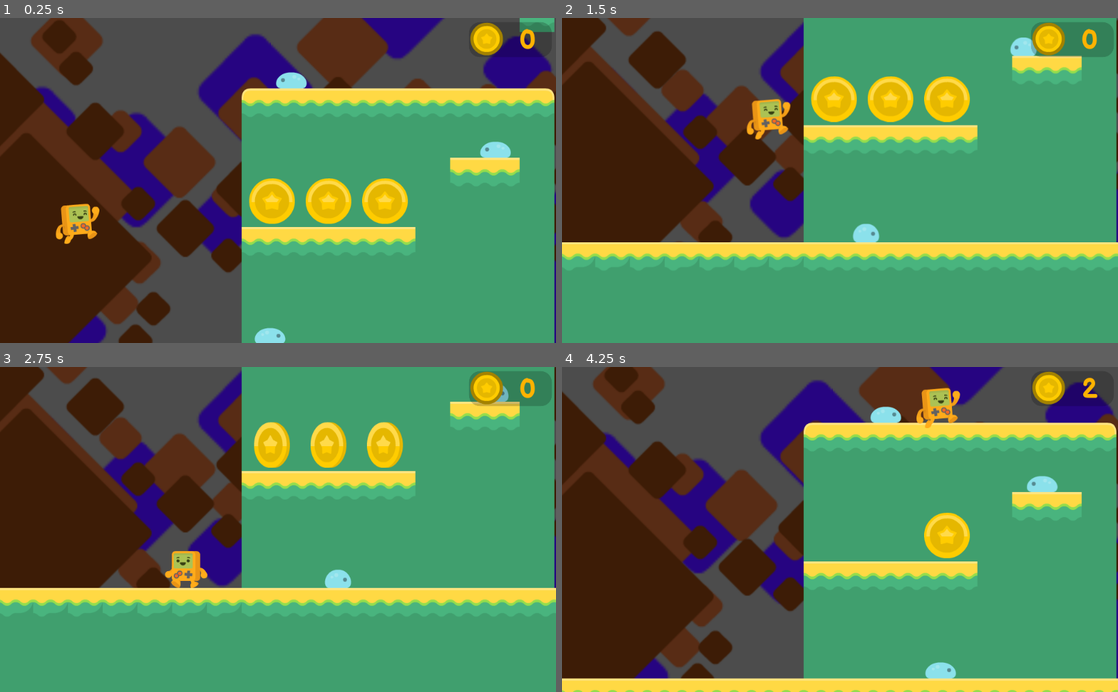
Above: before the commit, frames 1-4 (two rows, left to right).
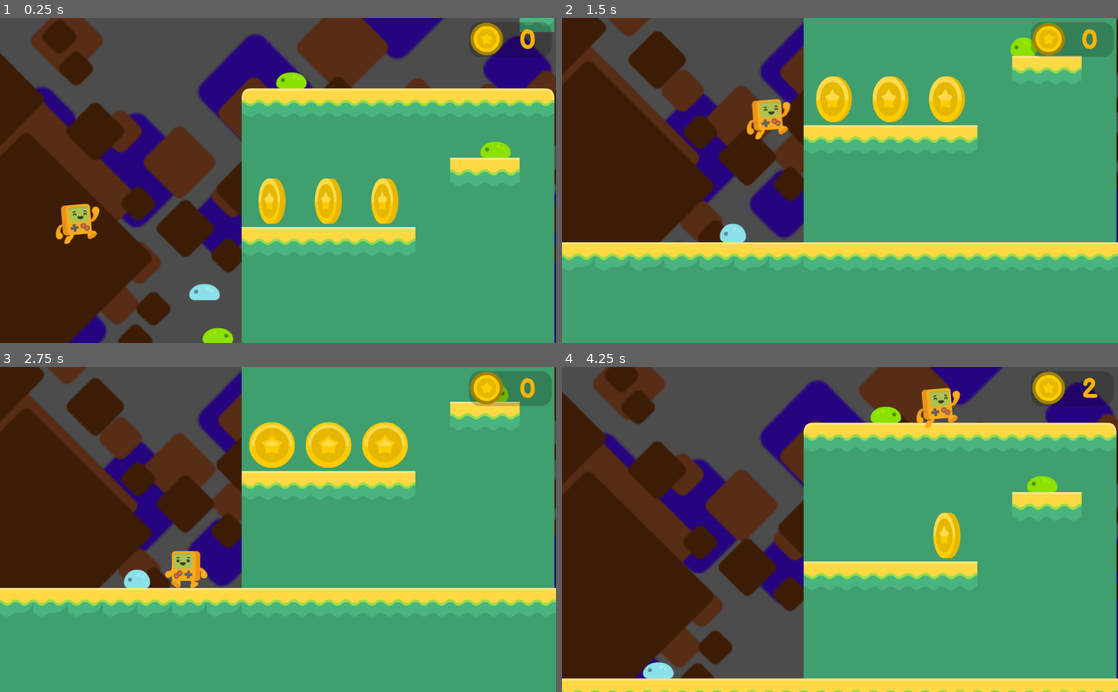
Above: after the commit, the same moments.

Repository: theaob/platformergodot
Game: Godot game, scene res://Scenes/Level1.tscn
Same seed, same stepped clock (60 frames per second), same inputs: the game is played once before the commit and once after it.
Inputs:
- Up to frame 1 (0.25 s): no input
- Up to frame 2 (1.5 s): hold Right (right) from 0.53 s (still down); tap Space (jump) at 0.77 s
- Up to frame 3 (2.75 s): tap Space (jump) at 1.52 s; release Right (right) at 2.03 s; hold Left (left) from 2.03 s (still down)
- Up to frame 4 (4.25 s): release Left (left) at 2.78 s; hold Right (right) from 2.78 s (still down); tap Space (jump) at 3.02, 3.77 s

The runs differ from the first frame. In frame 1, 2.9% of the frame differs, in the area x 34-92%, y 16-100%; in frame 2, 2.0%; in frame 3, 1.8%; in frame 4, 1.5%.

Commit message:
added hurt mechanic fixed sides collision with platforms

Diff:
--- a/Scenes/Coin.tscn
+++ b/Scenes/Coin.tscn
@@ -117,7 +117,7 @@
 [node name="AnimatedSprite" type="AnimatedSprite" parent="."]
 frames = SubResource( 1 )
 animation = "idle"
-frame = 3
+frame = 1
 playing = true
 
 [node name="AnimationPlayer" type="AnimationPlayer" parent="."]
--- a/Scenes/Enemy.tscn
+++ b/Scenes/Enemy.tscn
@@ -42,7 +42,7 @@
 one_way_collision = true
 
 [node name="SidesChecker" type="Area2D" parent="."]
-collision_layer = 16
+collision_layer = 0
 collision_mask = 33
 
 [node name="CollisionShape2D" type="CollisionShape2D" parent="SidesChecker"]
--- a/Scenes/Level1.tscn
+++ b/Scenes/Level1.tscn
@@ -115,8 +115,12 @@
 [node name="enemies" type="Node" parent="."]
 
 [node name="enemy" parent="enemies" instance=ExtResource( 8 )]
-position = Vector2( 40, 408 )
+position = Vector2( -56, 414 )
 direction = 1
+
+[node name="enemy4" parent="enemies" instance=ExtResource( 8 )]
+position = Vector2( -56, 304 )
+detectsCliffs = false
 
 [node name="enemy2" parent="enemies" instance=ExtResource( 8 )]
 position = Vector2( 104, -32 )
--- a/Scenes/Player.tscn
+++ b/Scenes/Player.tscn
@@ -25,3 +25,8 @@
 __meta__ = {
 "_edit_lock_": true
 }
+
+[node name="HurtTimer" type="Timer" parent="."]
+one_shot = true
+
+[connection signal="timeout" from="HurtTimer" to="." method="_on_HurtTimer_timeout"]
--- a/Scripts/Enemy.gd
+++ b/Scripts/Enemy.gd
@@ -7,12 +7,15 @@
 const GRAVITY = 35;
 var x_speed = 50;
 const TERMINAL_VELOCITY = 500;
+const BOUNCE_VELOCITY = -500;
 
 func _ready():
 	if direction == 1:
 		$AnimatedSprite.flip_h = true;
 
 	$FloorChecker.enabled = detectsCliffs;
+	if detectsCliffs:
+		set_modulate(Color.yellow);
 	$FloorChecker.position.x = $CollisionShape2D.shape.get_extents().x * direction;
 
 func _physics_process(_delta):
@@ -26,23 +29,26 @@
 
 	velocity = move_and_slide(velocity, Vector2.UP);
 
+func bounce():
+	velocity.y = BOUNCE_VELOCITY;
 
 func _on_TopChecker_body_entered(body):
 	if not body == self:
+		$SidesChecker/CollisionShape2D.set_deferred("disabled", true);
+		$TopChecker/CollisionShape2D.set_deferred("disabled", true);
 		$AnimatedSprite.play("squashed");
 		x_speed = 0;
 		set_collision_layer_bit(4, false);
 		set_collision_mask_bit(0, false);
-		$TopChecker.set_collision_layer_bit(4, false);
-		$TopChecker.set_collision_mask_bit(0, false);
-		$SidesChecker.set_collision_layer_bit(4, false);
-		$SidesChecker.set_collision_mask_bit(0, false);
+		set_collision_mask_bit(4, false);
 		$Timer.start();
-
+		body.bounce();
 
 func _on_SidesChecker_body_entered(body):
 	if body.name.matchn("Steve"):
-		print_debug("Side hit ", body.name);
+		body.hurt(position.x);
+	else:
+		print_debug("Hit ", body.name);
 
 
 func _on_Timer_timeout():
--- a/Scripts/Player.gd
+++ b/Scripts/Player.gd
@@ -4,6 +4,8 @@
 
 const X_SPEED = 250;
 const JUMP_FORCE = -1000;
+const BOUNCE_FORCE = -500;
+const HURT_X_VELOCITY = 800;
 const GRAVITY = 35;
 const LERP_WEIGHT = 0.15;
 
@@ -31,5 +33,22 @@
 
 	velocity.x = lerp(velocity.x, 0, LERP_WEIGHT);
 
+func bounce():
+	velocity.y = BOUNCE_FORCE;
+
+func hurt(var enemy_x_pos):
+	$HurtTimer.start();
+	set_modulate(Color.red);
+	velocity.y = BOUNCE_FORCE * 0.5;
+	if enemy_x_pos > position.x:
+		velocity.x = -HURT_X_VELOCITY;
+	elif enemy_x_pos < position.x:
+		velocity.x = HURT_X_VELOCITY;
+	Input.action_release("left");
+	Input.action_release("right");
+
 func _on_FallZone_body_entered(_body):
 	var _result = get_tree().change_scene("res://Scenes/Level1.tscn");
+
+func _on_HurtTimer_timeout():
+	set_modulate(Color.white);
